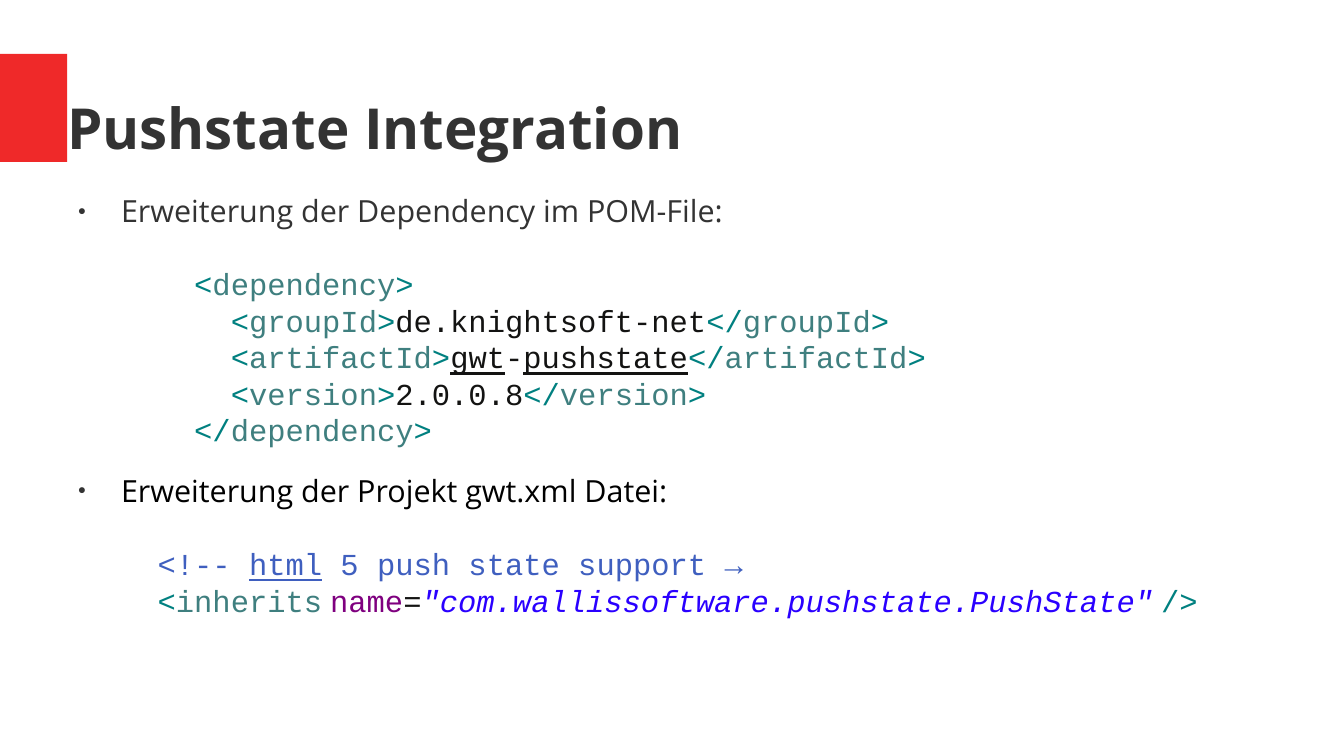
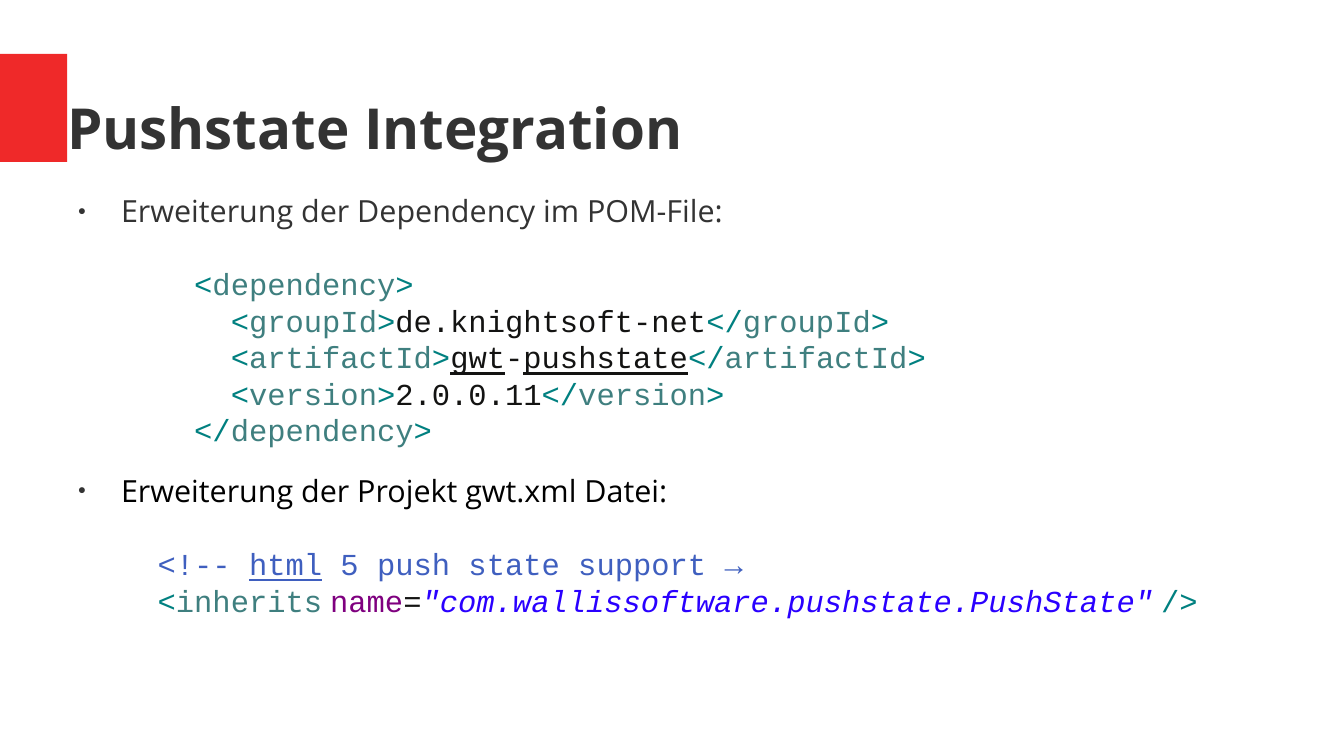
Before and after one commit to ManfredTremmel/gwtp-training, a slide deck: slide 151 of GWT-GWTP-Training_de.odp. Drawn at 1344x756 pixels with LibreOffice and Linux fonts; fonts in the diff are those of the drawing. Boxes give left, top, right and bottom in pixels: in the first picture for what was removed or moved away, otherwise in the second. Text is boxed around its words. In the diff, an @@ line names an element or a change of style, - is before the commit and + after.

```diff
--- a/GWT-GWTP-Training_de.odp
+++ b/GWT-GWTP-Training_de.odp
@@ text at (x1=121, y1=199, x2=926, y2=448): text changed @@
-● Erweiterung der Dependency im POM-File:
-  <dependency>
-  <groupId>de.knightsoft-net</groupId>
-  <artifactId>gwt-pushstate</artifactId>
-  <version>2.0.0.8</version>
-  </dependency>
+● Erweiterung der Dependency im POM-File:
+  <dependency>
+  <groupId>de.knightsoft-net</groupId>
+  <artifactId>gwt-pushstate</artifactId>
+  <version>2.0.0.11</version>
+  </dependency>
```
Also in this commit, not shown: 7 other slides changed, 1 other file.
